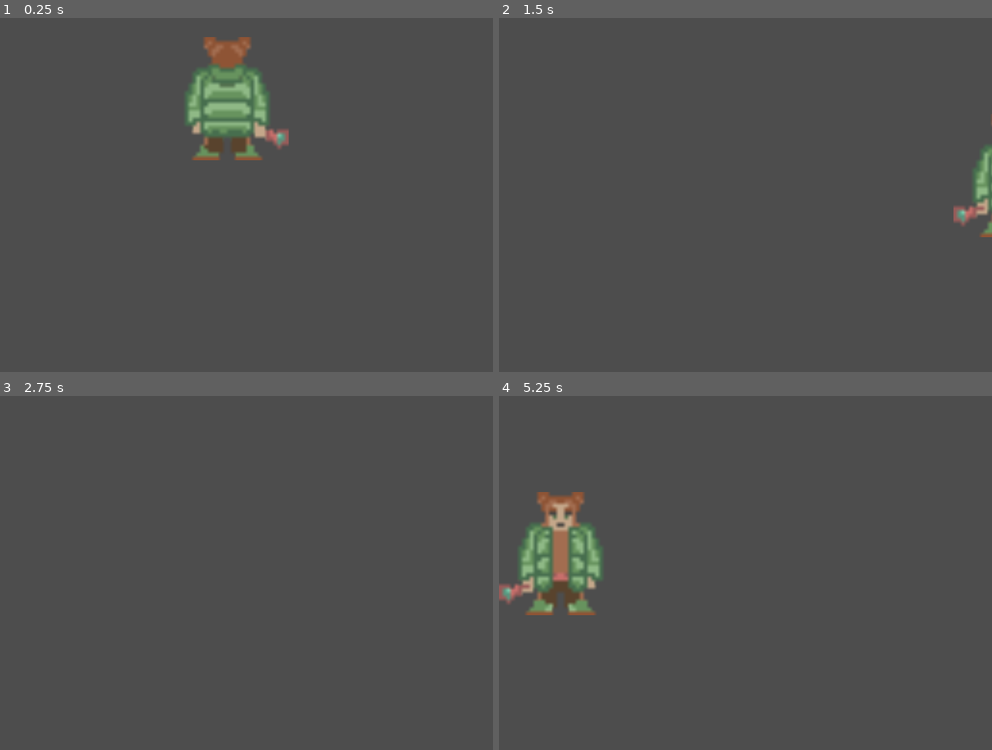
Above: before the commit, frames 1-4 (two rows, left to right).
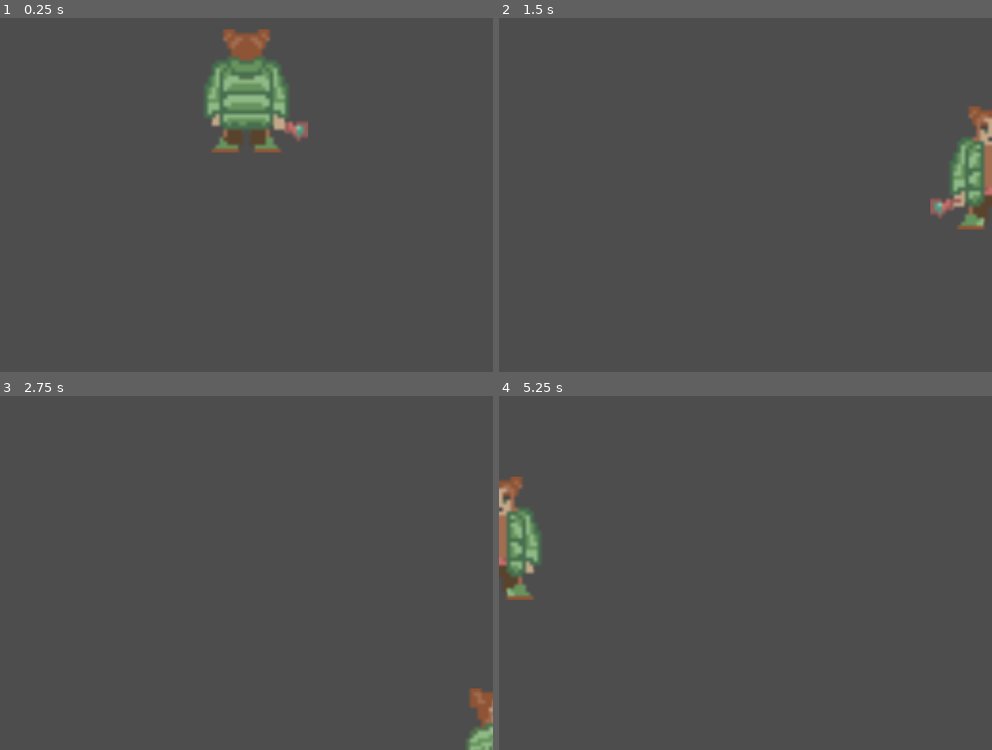
Above: after the commit, the same moments.

Repository: Hardy-Thomas/TheSereneGlade
Game: Godot game, scene res://player.tscn
Same seed, same stepped clock (60 frames per second), same inputs: the game is played once before the commit and once after it.
Inputs:
- Up to frame 1 (0.25 s): no input
- Up to frame 2 (1.5 s): tap Enter at 0.5 s; hold Right (move_right) 0.53-1.28 s; hold Down (move_down) from 1.28 s (still down)
- Up to frame 3 (2.75 s): release Down (move_down) at 2.03 s; hold Right (move_right) from 2.03 s (still down)
- Up to frame 4 (5.25 s): tap Space at 2.75 s; release Right (move_right) at 2.78 s; hold Up (move_up) 2.78-3.53 s; hold Left (move_left) 3.53-5.03 s; hold Down (move_down) from 5.03 s (still down)

The runs differ from the first frame. In frame 1, 5.0% of the frame differs, in the area x 37-63%, y 3-41%; in frame 2, 2.4%; in frame 3, 0.7%; in frame 4, 5.5%, in the area x 0-21%, y 22-62%.

Commit message:
add scene

Diff:
--- a/main.tscn
+++ b/main.tscn
@@ -1,3 +1,12 @@
 [gd_scene format=3 uid="uid://310a7mbtjyf7"]
 
 [node name="Main" type="Node"]
+
+[node name="CanvasLayer" type="CanvasLayer" parent="."]
+
+[node name="Label" type="Label" parent="CanvasLayer"]
+offset_left = 34.0
+offset_top = 40.0
+offset_right = 74.0
+offset_bottom = 63.0
+text = "YEEEEES"
--- a/player.tscn
+++ b/player.tscn
@@ -89,15 +89,13 @@
 size = Vector2(12, 29)
 
 [node name="Player" type="Area2D"]
-position = Vector2(43, 41)
+position = Vector2(64, 55)
 script = ExtResource("1_urp6f")
 speed = 100
 
 [node name="AnimatedSprite2D" type="AnimatedSprite2D" parent="."]
-position = Vector2(16, 16)
 sprite_frames = SubResource("SpriteFrames_7hik5")
 animation = &"UpWalk"
 
 [node name="CollisionShape2D" type="CollisionShape2D" parent="."]
-position = Vector2(16, 16.5)
 shape = SubResource("RectangleShape2D_qtqh7")
--- /dev/null
+++ b/title_scene.gd
@@ -0,0 +1,5 @@
+extends Node2D
+
+
+func _on_button_pressed() -> void:
+	get_tree().change_scene_to_file("res://main.tscn")
--- /dev/null
+++ b/title_scene.tscn
@@ -0,0 +1,25 @@
+[gd_scene load_steps=2 format=3 uid="uid://bdg4tsa7gd0di"]
+
+[ext_resource type="Script" uid="uid://bqvy7ocmdgtp8" path="res://title_scene.gd" id="1_wkkv4"]
+
+[node name="TitleScene" type="Node2D"]
+scale = Vector2(1e-05, 1e-05)
+script = ExtResource("1_wkkv4")
+
+[node name="CanvasLayer" type="CanvasLayer" parent="."]
+
+[node name="Label" type="Label" parent="CanvasLayer"]
+offset_left = 17.0
+offset_top = 8.0
+offset_right = 105.0
+offset_bottom = 35.0
+text = "Bienvenue"
+
+[node name="Button" type="Button" parent="CanvasLayer"]
+offset_left = 21.0
+offset_top = 56.0
+offset_right = 102.0
+offset_bottom = 105.0
+text = "Start"
+
+[connection signal="pressed" from="CanvasLayer/Button" to="." method="_on_button_pressed"]
Not shown, added: title_scene.gd.uid
